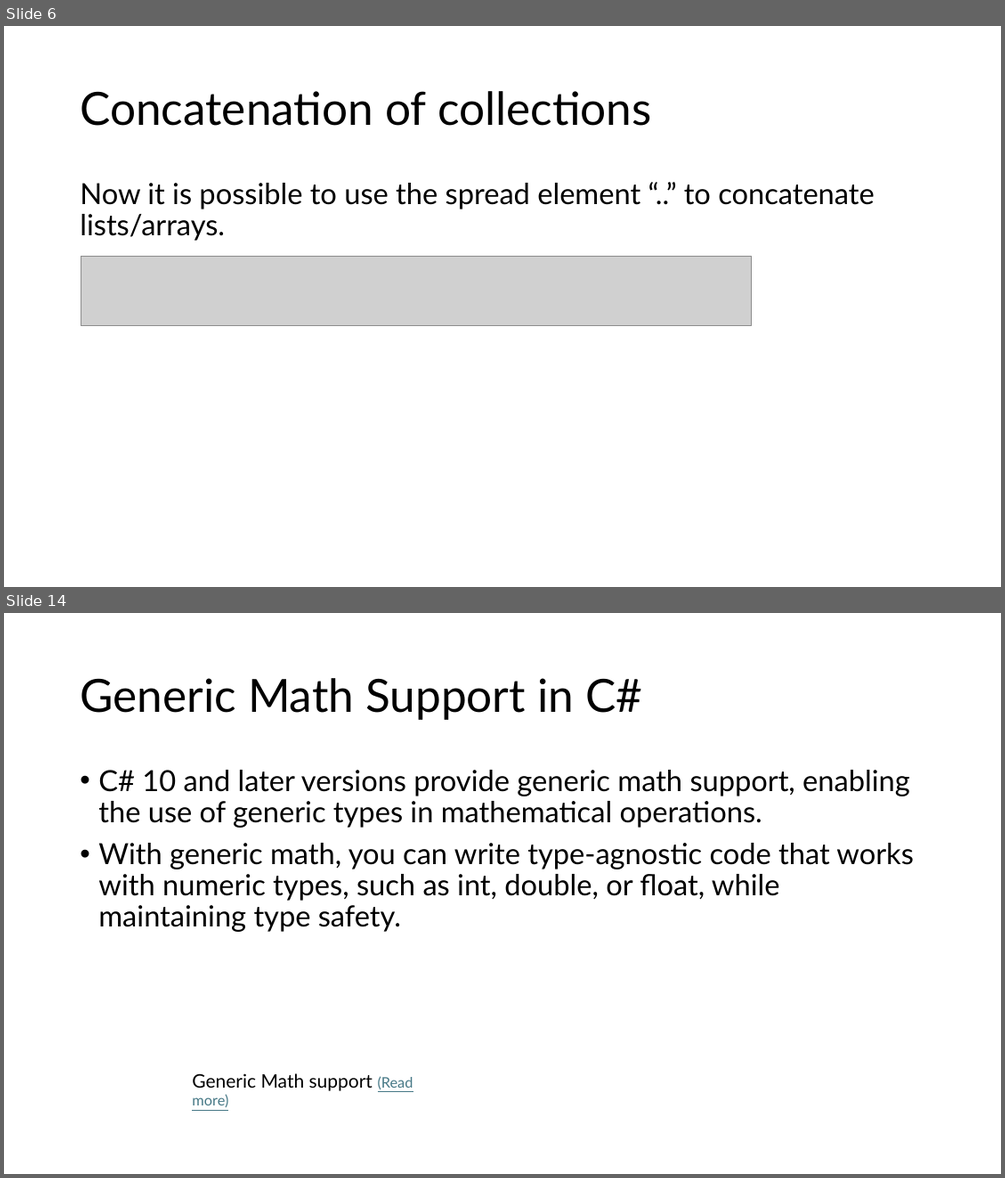
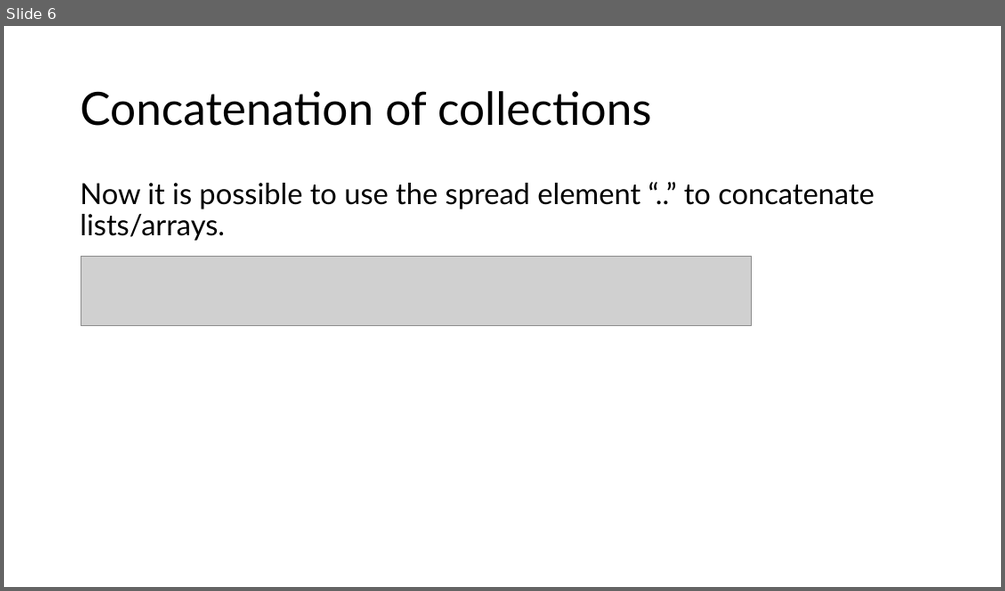
Before and after one commit to LuisSouto/C-sharp-new-features, a slide deck: slides.pptx. Shown one above the other, each under a label of ours: slides 6 and 14 before the commit, slide 6 after it; the slides between them are not shown. The pictures are 1005x1178 and 1005x591 pixels, drawn with LibreOffice and Linux fonts; fonts in the diff are those of the drawing; grey boxes stand for pictures. Boxes give left, top, right and bottom in pixels: in the first picture for what was removed or moved away, otherwise in the second. Text is boxed around its words. In the diff, an @@ line names an element or a change of style, - is before the commit and + after.

```diff
--- a/slides.pptx
+++ b/slides.pptx
@@ slide 14 removed at (x1=4, y1=613, x2=1001, y2=1174), background #FFFFFF @@
@@ title removed at (x1=80, y1=678, x2=642, y2=720) @@
-Generic Math Support in C#
@@ text removed at (x1=98, y1=770, x2=913, y2=932) @@
-• C# 10 and later versions provide generic math support, enabling the use of generic types in mathematical operations.
-• With generic math, you can write type-agnostic code that works with numeric types, such as int, double, or float, while maintaining type safety.
@@ text removed at (x1=192, y1=1073, x2=413, y2=1107) @@
-Generic Math support (Read more)
```
Also in this commit, not shown: 7 other slides removed.
